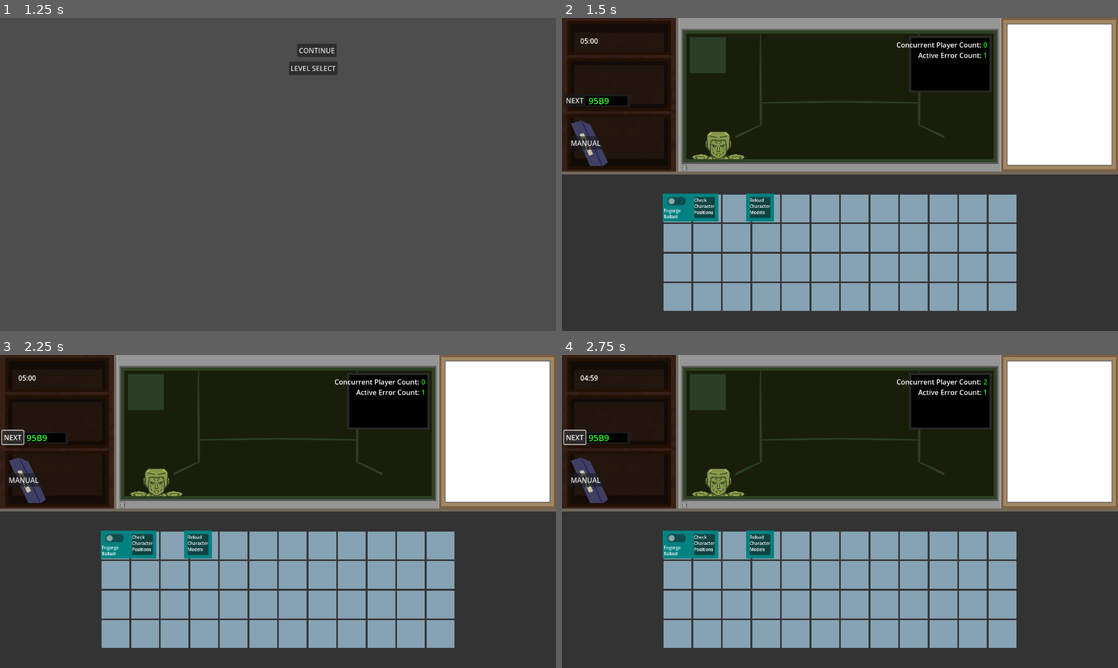
Above: before the commit, frames 1-4 (two rows, left to right).
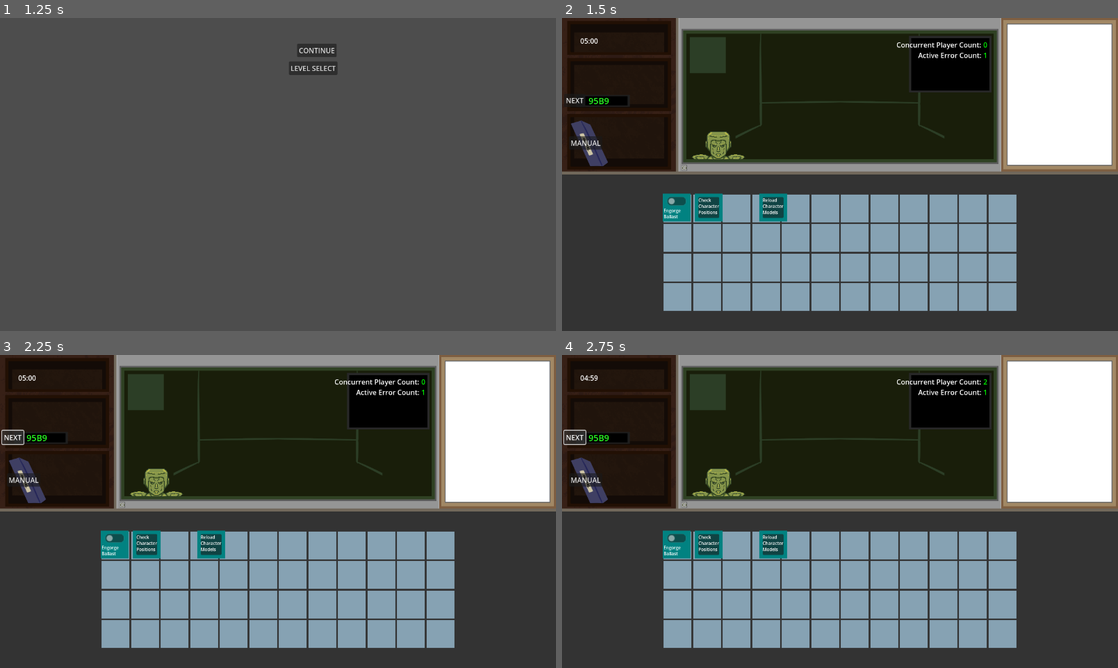
Above: after the commit, the same moments.

Repository: Carth501/team-ferret
Game: Godot game, scene res://scenes/main_menu.tscn
Two runs of this game, one before a commit and one after it. Both use one fixed random seed, a clock stepped at 60 frames per second and the inputs below.
Inputs:
- Up to frame 1 (1.25 s): click "NEW GAME" at 0.5 s
- Up to frame 2 (1.5 s): click "CONTINUE" at 1.25 s
- Up to frame 3 (2.25 s): click "NEXT" at 2 s
- Up to frame 4 (2.75 s): no input

Frame 1 is identical in both runs. In frame 2, 0.8% of the frame differs, in the area x 23-41%, y 56-66%; in frame 3, 0.8%; in frame 4, 0.8%.

Commit message:
Module Spacing & Hex
Added spacing to module positions
Added error hex code to manual

Diff:
--- a/scripts/cubicle.gd
+++ b/scripts/cubicle.gd
@@ -118,6 +118,9 @@
 	return switch_scene.instantiate() as switch_module
 
 func configure_module(new_module: abstract_module, params):
+	var spacing = 10
+	var x_pos = params.offset[0] * 64 + params.offset[0] * spacing
+	var y_pos = params.offset[1] * 64 + params.offset[1] * spacing
 	if(new_module == null):
 		push_error("switch instance does not have the script attached")
 	new_module.name = params.id
@@ -125,7 +128,8 @@
 	new_module.set_label(params.label)
 	control_panel.add_child(new_module)
 	new_module.set_anchors_preset(Control.PRESET_CENTER, false)
-	new_module.position = Vector2(params.offset[0]*64, params.offset[1]*64)
+	#new_module.position = Vector2(params.offset[0]*64, params.offset[1]*64)
+	new_module.position = Vector2(x_pos, y_pos)
 	module_obj_dic[params.id] = new_module
 
 func dereference_module_id(id: String):
--- a/scripts/manual.gd
+++ b/scripts/manual.gd
@@ -12,7 +12,7 @@
 func build_error_list(error_list, control_list):
 	var index = 0
 	for error in error_list:
-		pages.append(str("[b]", error.name, "[/b]"))
+		pages.append(str("[b]",error.hex, " : ", error.name, "[/b]"))
 		var step_number = 1
 		for step in error.pattern:
 			var step_definition = dereference_module_id(control_list, step.id)
